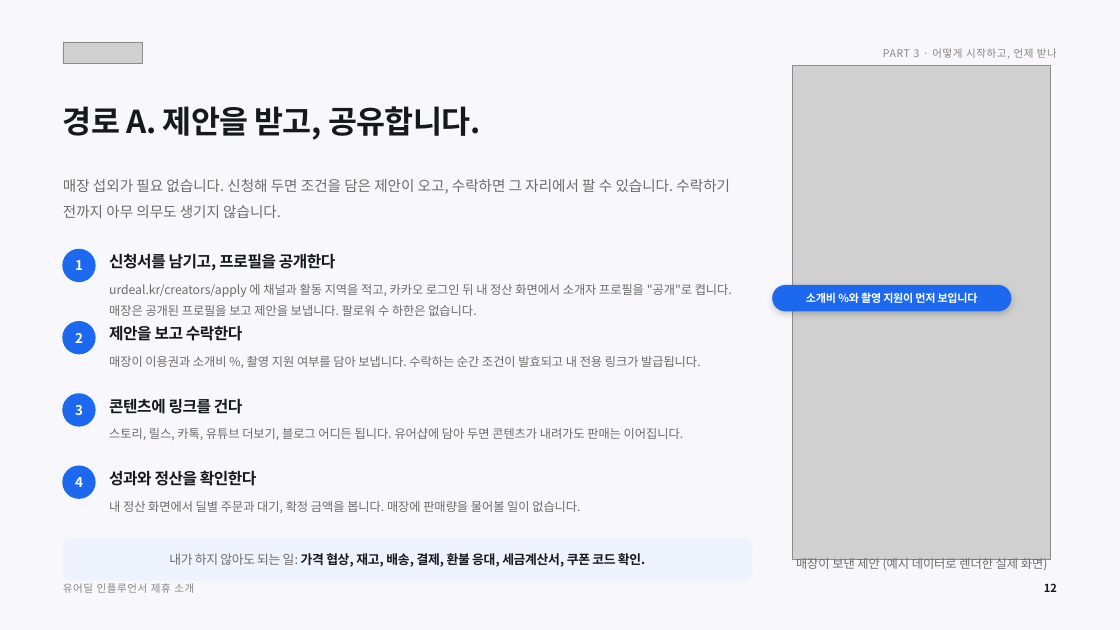
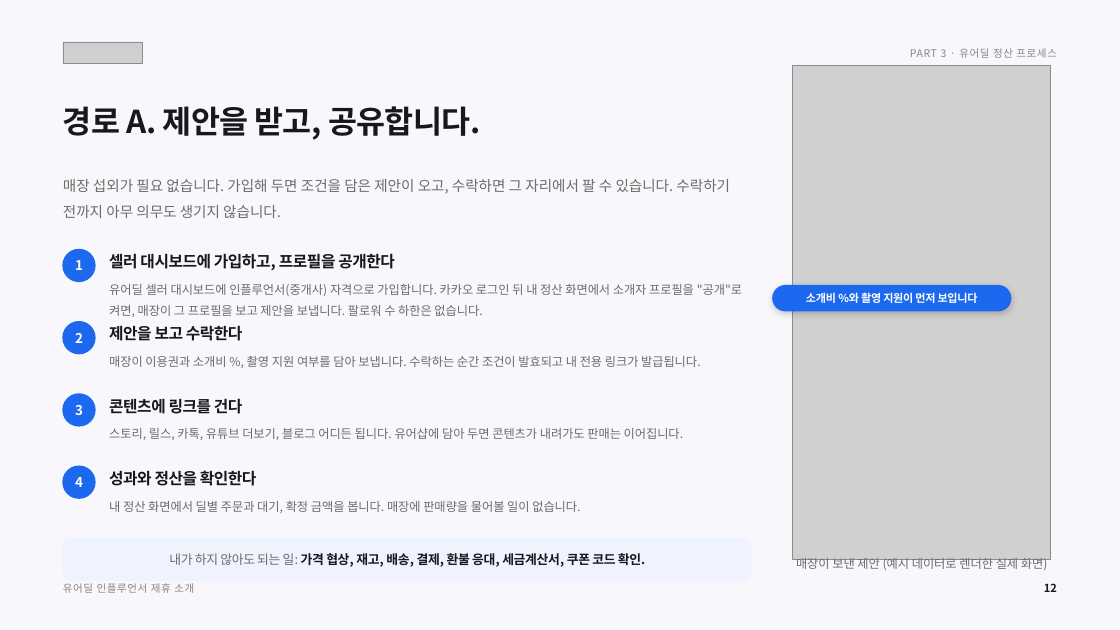
Before and after one commit to tobe2111/ur-live, a slide deck: slide 13 of docs/business/proposals/urdeal-influencer-deck.pptx. Drawn at 1120x630 pixels with LibreOffice and Linux fonts; fonts in the diff are those of the drawing; grey boxes stand for pictures. Boxes give left, top, right and bottom in pixels: in the first picture for what was removed or moved away, otherwise in the second. Text is boxed around its words. In the diff, an @@ line names an element or a change of style, - is before the commit and + after.

```diff
--- a/docs/business/proposals/urdeal-influencer-deck.pptx
+++ b/docs/business/proposals/urdeal-influencer-deck.pptx
@@ text at [910,48,1056,58]: text changed @@
-PART 3 · 어떻게 시작하고, 언제 받나
+PART 3 · 유어딜 정산 프로세스
@@ text at [63,179,730,218]: text changed @@
-매장 섭외가 필요 없습니다. 신청해 두면 조건을 담은 제안이 오고, 수락하면 그 자리에서 팔 수 있습니다. 수락하기 전까지 아무 의무도 생기지 않습니다.
+매장 섭외가 필요 없습니다. 가입해 두면 조건을 담은 제안이 오고, 수락하면 그 자리에서 팔 수 있습니다. 수락하기 전까지 아무 의무도 생기지 않습니다.
@@ text at [109,253,395,270]: text changed @@
-신청서를 남기고, 프로필을 공개한다
+셀러 대시보드에 가입하고, 프로필을 공개한다
@@ text at [109,284,742,317]: text changed @@
-urdeal.kr/creators/apply 에 채널과 활동 지역을 적고, 카카오 로그인 뒤 내 정산 화면에서 소개자 프로필을 "공개"로 켭니다. 매장은 공개된 프로필을 보고 제안을 보냅니다. 팔로워 수 하한은 없습니다.
+유어딜 셀러 대시보드에 인플루언서(중개사) 자격으로 가입합니다. 카카오 로그인 뒤 내 정산 화면에서 소개자 프로필을 "공개"로 켜면, 매장이 그 프로필을 보고 제안을 보냅니다. 팔로워 수 하한은 없습니다.
```
Also in this commit, not shown: 19 other slides changed, 9 other files.
